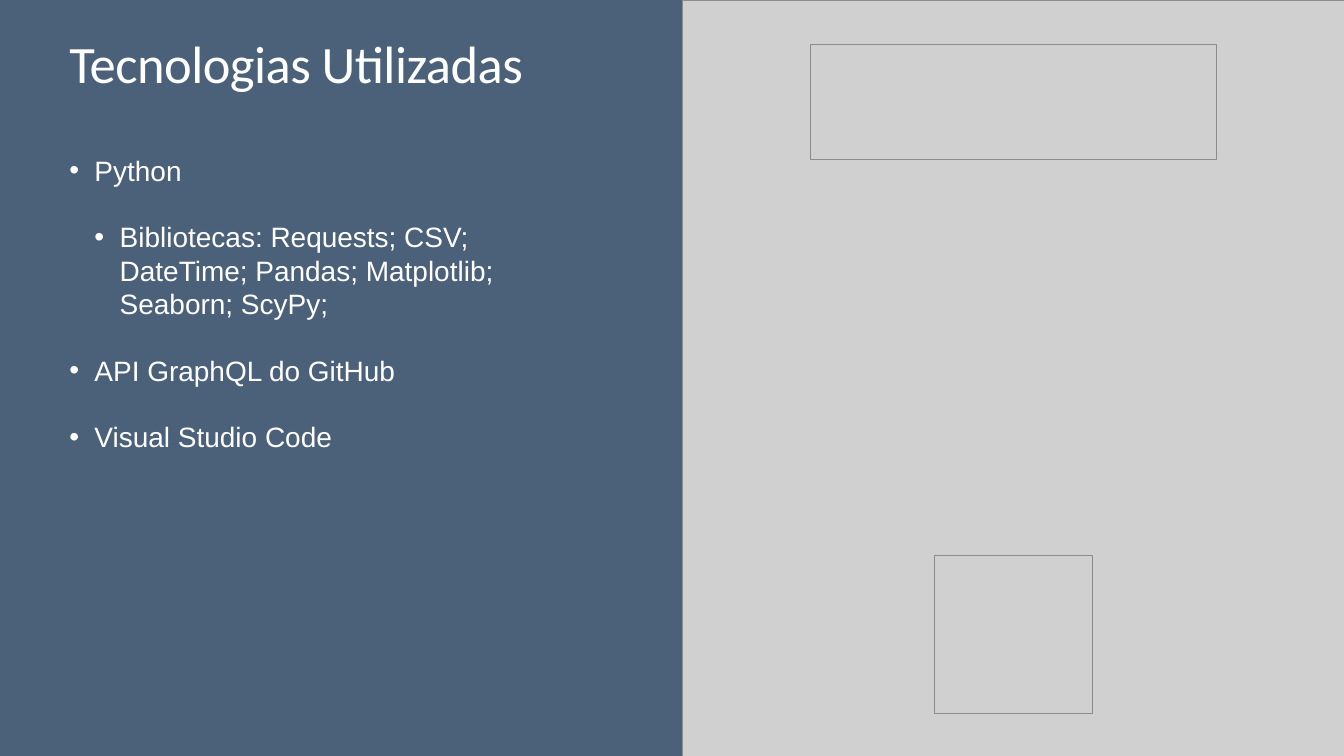
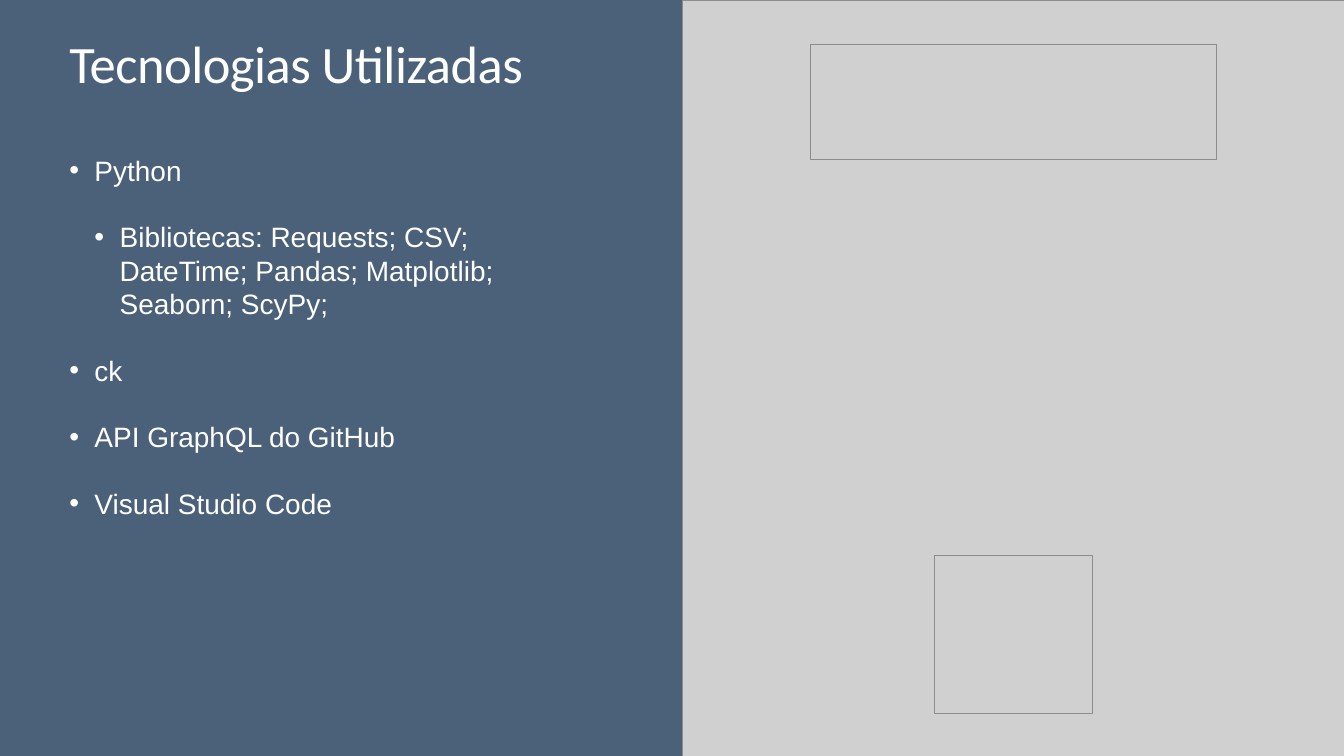
Before and after one commit to eduardobandeiramg/Laboratorio-de-Experimentacao-de-Software, a slide deck: slide 3 of Lab02/apresentacao/apresentacao_lab02.pptx (slide 2 before the commit). Drawn at 1344x756 pixels with LibreOffice and Linux fonts; fonts in the diff are those of the drawing; grey boxes stand for pictures. Boxes give left, top, right and bottom in pixels: in the first picture for what was removed or moved away, otherwise in the second. Text is boxed around its words. In the diff, an @@ line names an element or a change of style, - is before the commit and + after.

```diff
--- a/Lab02/apresentacao/apresentacao_lab02.pptx
+++ b/Lab02/apresentacao/apresentacao_lab02.pptx
@@ text at (x1=94, y1=360, x2=122, y2=382): paragraph added @@
+• ck
```
Also in this commit, not shown: 1 other slide changed, 2 other files.
